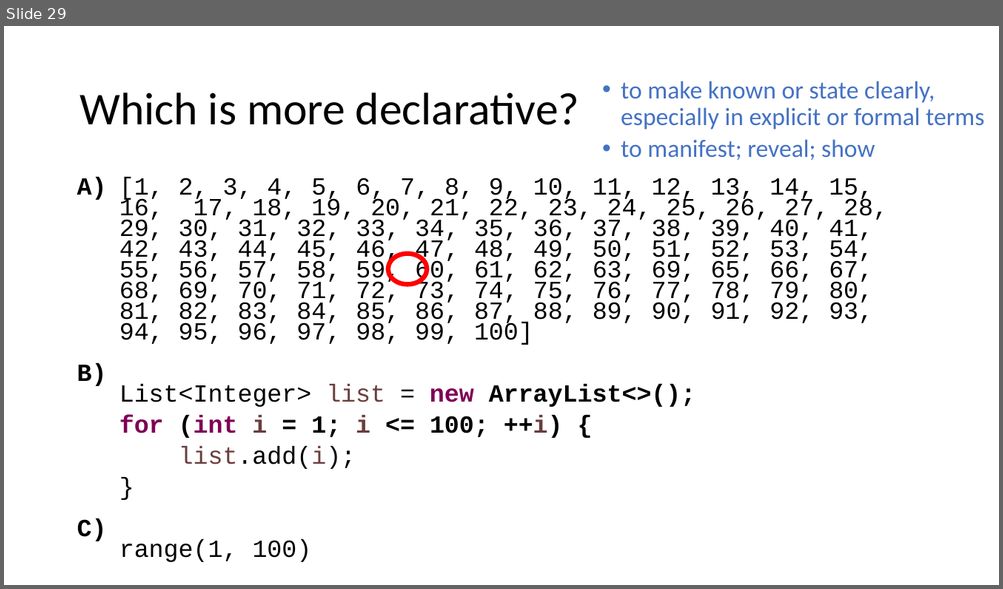
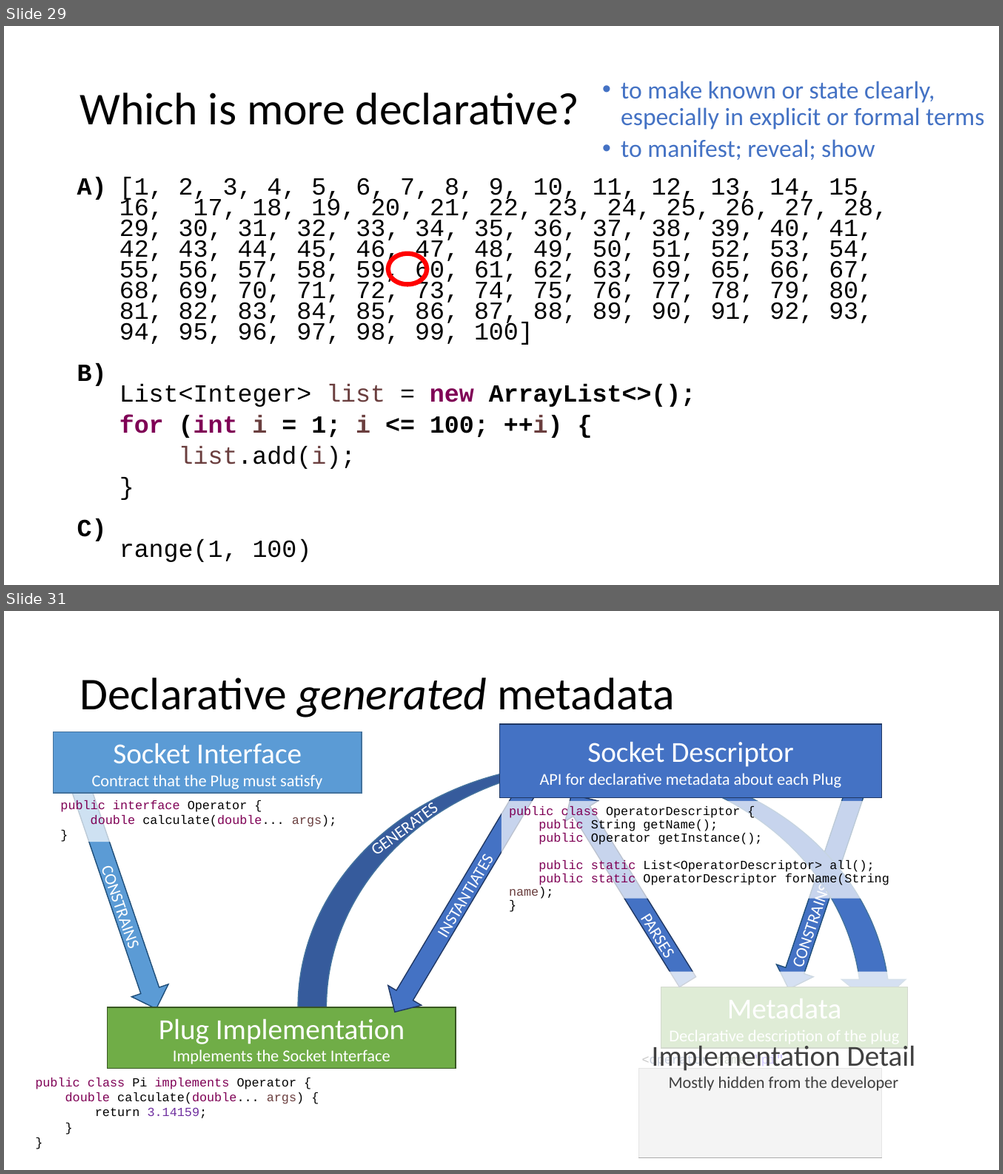
Before and after one commit to diffplug/sockets-and-plugs, a slide deck: Socket and Plugs.pptx. Shown one above the other, each under a label of ours: slide 29 before the commit, slides 29 and 31 after it; the slides between them are not shown. The pictures are 1003x589 and 1003x1174 pixels, drawn with LibreOffice and Linux fonts; fonts in the diff are those of the drawing; grey boxes stand for pictures. Boxes give left, top, right and bottom in pixels: in the first picture for what was removed or moved away, otherwise in the second. Text is boxed around its words. In the diff, an @@ line names an element or a change of style, - is before the commit and + after.

```diff
--- a/Socket and Plugs.pptx
+++ b/Socket and Plugs.pptx
@@ slide 31 added at <box>4,611,999,1170</box>, background #FFFFFF @@
@@ title added at <box>79,678,674,718</box>, 44 pt, text #000000 @@
+Declarative generated metadata
@@ rectangle added at <box>54,732,361,793</box>, fill #5B9BD5, outline #43739E 1 pt, 16 pt, text #FFFFFF @@
+Socket Interface
+Contract that the Plug must satisfy
@@ rectangle added at <box>499,724,882,798</box>, fill #4472C4, outline #203864 1 pt, 16 pt, text #FFFFFF @@
+Socket Descriptor
+API for declarative metadata about each Plug
@@ down arrow added at <box>771,743,888,996</box>, fill #4472C4, outline #1F4E79 1 pt, 16 pt, text #FFFFFF @@
+CONSTRAINS _
@@ curved down arrow added at <box>298,764,908,1007</box>, fill #4472C4, outline #43739E 1 pt @@
@@ down arrow added at <box>60,776,174,1016</box>, fill #5B9BD5, outline #1F4E79 1 pt, 16 pt, text #FFFFFF @@
+CONSTRAINS
@@ down arrow added at <box>378,777,546,1022</box>, fill #4472C4, outline #203864 1 pt, 16 pt, text #FFFFFF @@
+INSTANTIATES
@@ down arrow added at <box>555,784,704,993</box>, fill #4472C4, outline #203864 1 pt, 16 pt, text #FFFFFF @@
+PARSES
@@ rectangle added at <box>54,793,356,843</box>, fill #FFFFFF at 70% opacity, 12 pt, text #7F0055 @@
+public interface Operator {
+double calculate(double... args);
+}
@@ text added at <box>358,789,451,867</box>, 16 pt, text #FFFFFF @@
+GENERATES
@@ text added at <box>509,806,889,899</box>, 12 pt, text #000000 @@
+public class OperatorDescriptor {
+public String getName();
+public Operator getInstance();
+public static List<OperatorDescriptor> all();
+public static OperatorDescriptor forName(String name);
+}
@@ text added at <box>586,874,657,944</box>, 18 pt, text #FFFFFF @@
+PARSES
@@ rectangle added at <box>602,972,966,1159</box>, fill #FFFFFF at 78% opacity, 16 pt, text #404040 @@
+Implementation Detail
+Mostly hidden from the developer
@@ rectangle added at <box>661,987,908,1048</box>, fill #70AD47, outline #385723 1 pt, 16 pt, text #FFFFFF @@
+Metadata
+Declarative description of the plug
@@ rectangle added at <box>108,1008,456,1069</box>, fill #70AD47, outline #385723 1 pt, 16 pt, text #FFFFFF @@
+Plug Implementation
+Implements the Socket Interface
@@ picture added at <box>638,1069,881,1159</box> @@
@@ text added at <box>642,1055,821,1083</box>, 12 pt, text #2A00FF @@
+  <operator name="pi" impl="com.diffplug.Pi"/>
@@ text added at <box>35,1078,304,1119</box>, 12 pt, text #000000 @@
+public class Pi implements Operator {
+double calculate(double... args) {
+return 3.14159;
+}
+}
```
Also in this commit, not shown: 3 slides changed, 7 other slides added, 1 slide removed.
